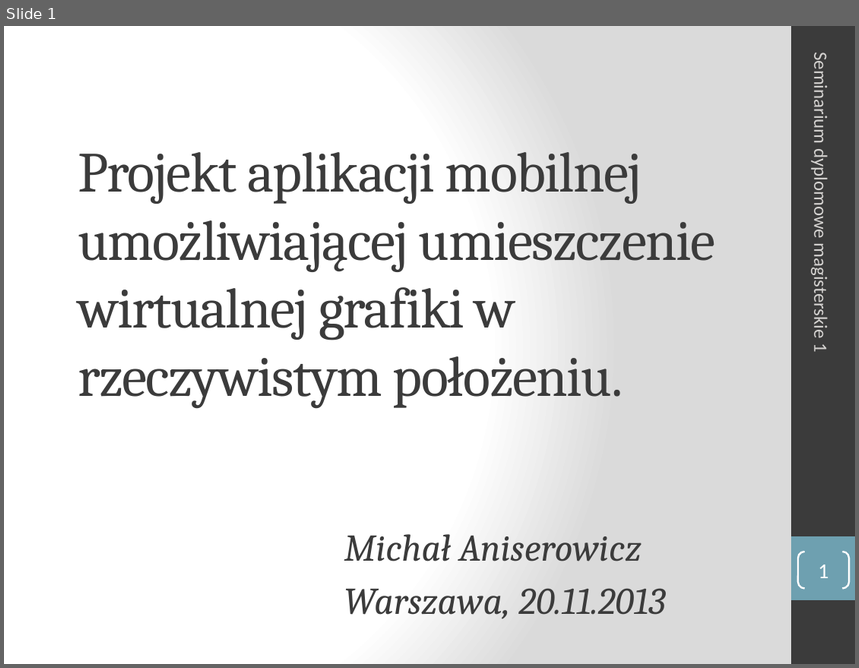
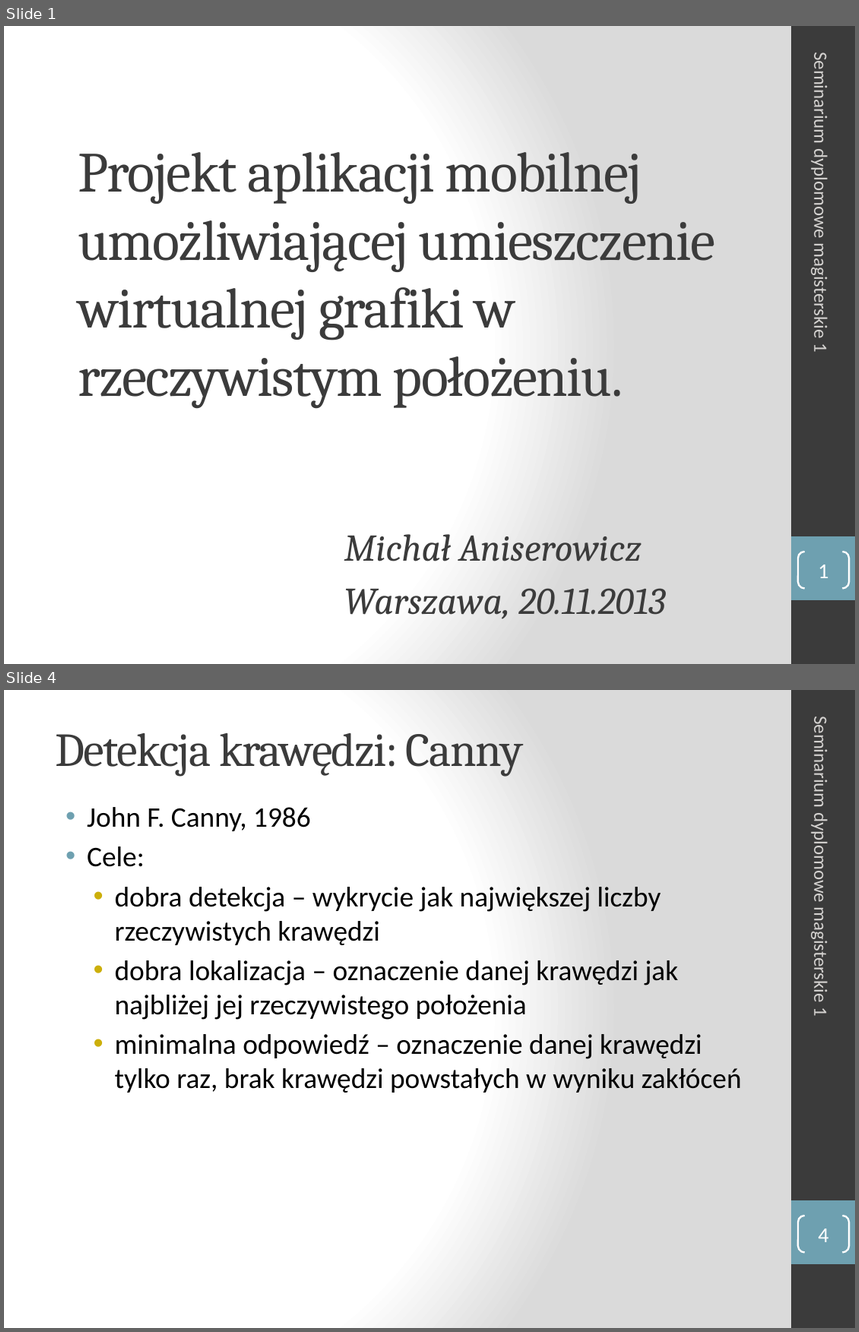
Before and after one commit to turekj/msc, a slide deck: Placeholder/seminar1/prezentacja/sdm1_Aniserowicz_Michal.pptx. Shown one above the other, each under a label of ours: slide 1 before the commit, slides 1 and 4 after it; the slides between them are not shown. The pictures are 859x668 and 859x1332 pixels, drawn with LibreOffice and Linux fonts; fonts in the diff are those of the drawing. Boxes give left, top, right and bottom in pixels: in the first picture for what was removed or moved away, otherwise in the second. Text is boxed around its words. In the diff, an @@ line names an element or a change of style, - is before the commit and + after.

Commit message:
Added Canny algorithm description to seminar presentation

```diff
--- a/Placeholder/seminar1/prezentacja/sdm1_Aniserowicz_Michal.pptx
+++ b/Placeholder/seminar1/prezentacja/sdm1_Aniserowicz_Michal.pptx
@@ slide 4 added at [4, 690, 855, 1328], background gradient #FFFFFF to #DADADA; not listed: 2 template elements that a slide beside it also shows @@
@@ title added at [55, 733, 524, 777], 40 pt, text #3B3B3B @@
+Detekcja krawędzi: Canny
@@ text added at [810, 725, 832, 1016], 16 pt, text #D4D2D0 @@
+Seminarium dyplomowe magisterskie 1
@@ text added at [87, 807, 742, 1093], 24 pt, text #000000 @@
+• John F. Canny, 1986
+• Cele:
+  • dobra detekcja – wykrycie jak największej liczby rzeczywistych krawędzi
+  • dobra lokalizacja – oznaczenie danej krawędzi jak najbliżej jej rzeczywistego położenia
+  • minimalna odpowiedź – oznaczenie danej krawędzi tylko raz, brak krawędzi powstałych w wyniku zakłóceń
@@ page number added at [798, 1216, 849, 1252], outline #FFFFFF 1.5 pt, 18 pt, text #FFFFFF @@
+4
```
Also in this commit, not shown: 3 slides changed, 9 other slides added, 3 slides removed, 14 other files.
